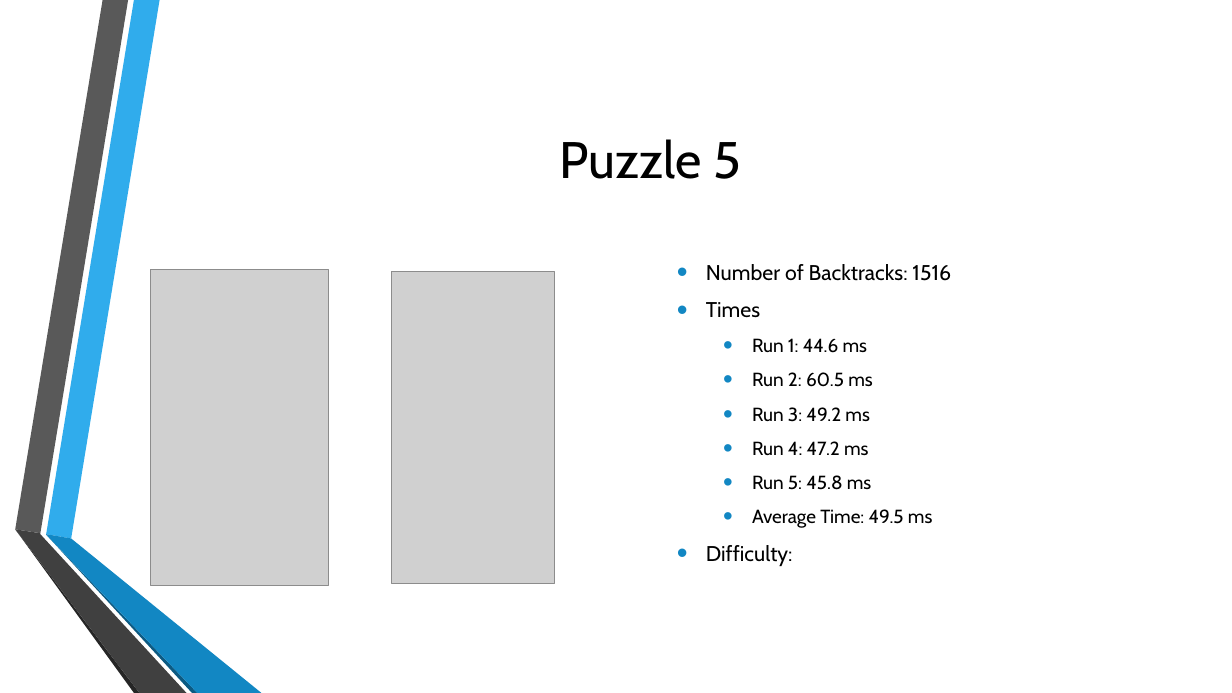
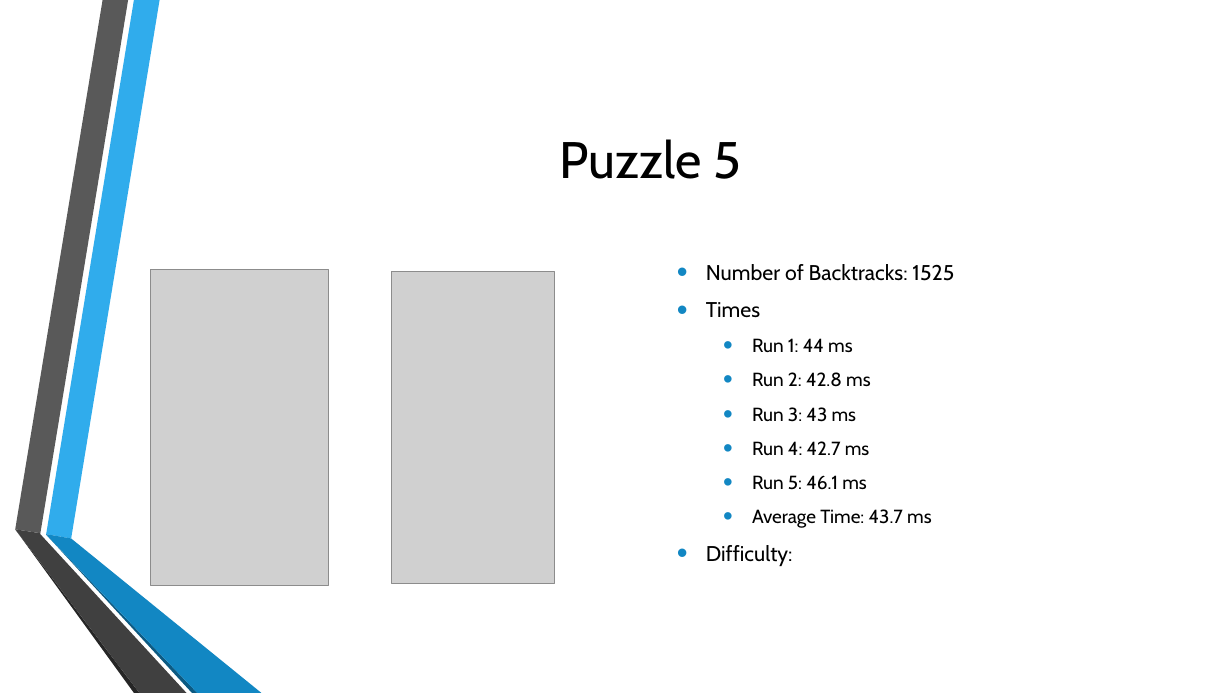
Before and after one commit to BionicScout/LTU-AI-Group_Project, a slide deck: slide 16 of AI TermProject Presentation.pptx. Drawn at 1232x693 pixels with LibreOffice and Linux fonts; fonts in the diff are those of the drawing; grey boxes stand for pictures; background and template pictures are left out. Boxes give left, top, right and bottom in pixels: in the first picture for what was removed or moved away, otherwise in the second. Text is boxed around its words. In the diff, an @@ line names an element or a change of style, - is before the commit and + after.

```diff
--- a/AI TermProject Presentation.pptx
+++ b/AI TermProject Presentation.pptx
@@ text at (706, 264, 954, 281): text changed @@
-• Number of Backtracks: 1516
+• Number of Backtracks: 1525
@@ text at (752, 338, 931, 528): text changed @@
-  • Run 1: 44.6 ms
-  • Run 2: 60.5 ms
-  • Run 3: 49.2 ms
-  • Run 4: 47.2 ms
-  • Run 5: 45.8 ms
-  • Average Time: 49.5 ms
+  • Run 1: 44 ms
+  • Run 2: 42.8 ms
+  • Run 3: 43 ms
+  • Run 4: 42.7 ms
+  • Run 5: 46.1 ms
+  • Average Time: 43.7 ms
```
Also in this commit, not shown: 3 other slides changed, 1 other file.
